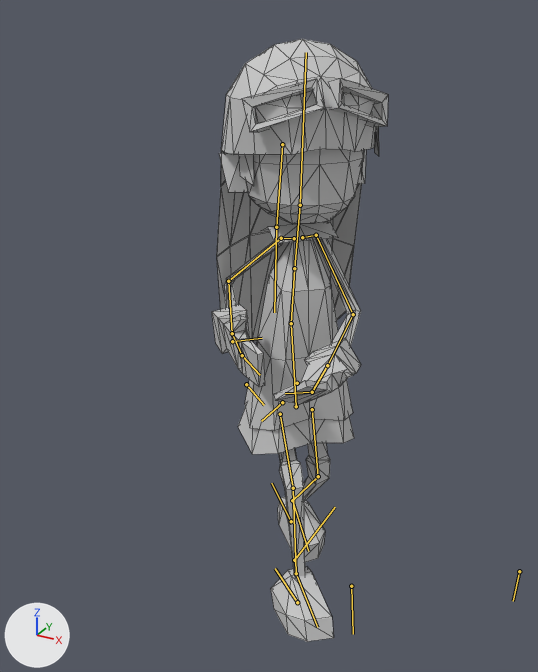
An edit to the Blender file Assets/user/nantas/mesh/PlayerGirl.blend, drawn before and after from the same camera.
One viewpoint serves both versions: a 50 mm camera at (2.67, -5.41, 5.12) aimed at (-0.13, -0.31, 2.57). The axes (+X, +Y, +Z) are drawn at lower left. The lights are the same throughout. Both versions are drawn at the pose saved in each file; the numbers are the values there. The bones that bend it are drawn over the model as lines. Mesh edges are drawn as thin lines.

Names of what the first picture shows: 'girl'.
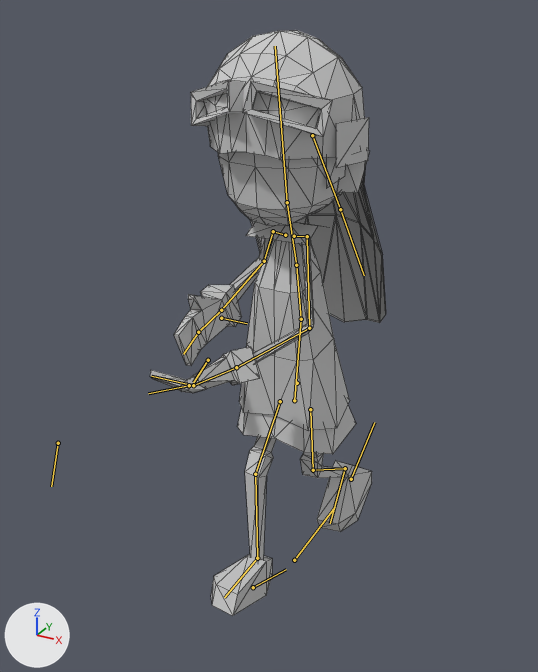
Boxes (x1, y1, x2, y2) around the edits, measured in the pictures (538 x 672 px):
'girl', posed (34% wider): before (212, 39, 388, 642); after (150, 30, 386, 616)
bone 'leg.control.L', root to tip: before (291, 521) to (271, 483); after (351, 479) to (374, 422)
bone 'leg.control.R', root to tip: before (297, 602) to (275, 568); after (253, 587) to (286, 569)
bone 'knee.R', root to tip: before (351, 586) to (353, 634); after (58, 443) to (51, 486)
bone 'pelvis', root to tip: before (296, 406) to (291, 323); after (294, 400) to (301, 319)
bone 'hair.Upper', root to tip: before (282, 144) to (276, 227); after (312, 135) to (340, 209)
bone 'hair.Lower', root to tip: before (276, 227) to (274, 312); after (340, 209) to (364, 275)

What the commit changed:
Bone 'leg.control.L' (bone_leg_control_l) moves from (0.45, 0.46, 0.0) to (0.0, 1.0, -0.38).
Bone 'leg.control.L' (bone_leg_control_l) turns from (0, 0, -45) to (-31, 0, 0) degrees about its own x, y and z.
Bone 'knee.L' (bone_knee_l) moves from (0.82, 0.18, 0.03) to (0.31, 0.0, 0.0).
Bone 'leg.control.R' (bone_leg_control_r) moves from (-0.46, -0.58, 0.0) to (0.0, -0.61, 0.0).
Bone 'leg.control.R' (bone_leg_control_r) turns from (16, 0, -45) to (24, 0, 0) degrees about its own x, y and z.
Bone 'knee.R' (bone_knee_r) moves from (-0.47, 0.0, 0.0) to (-0.31, 0.0, 0.0).
Bone 'pelvis' (bone_pelvis) moves from (0.0, -0.23, 0.05) to (0.0, -0.16, -0.01).
Bone 'pelvis' (bone_pelvis) turns from (-5, 43, -13) to (-6, 0, 0) degrees about its own x, y and z.
Bone 'hair.Upper' (bone_hair_upper) turns from (-18, 5, 2) to (-25, 6, 1) degrees about its own x, y and z.
Bone 'hair.Lower' (bone_hair_lower) turns from (0, 0, 0) to (-10, 0, -1) degrees about its own x, y and z.
